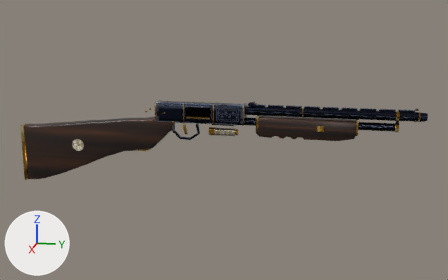
A saved change to the glTF model assets/models/gun/shotgun_pump_base.glb.
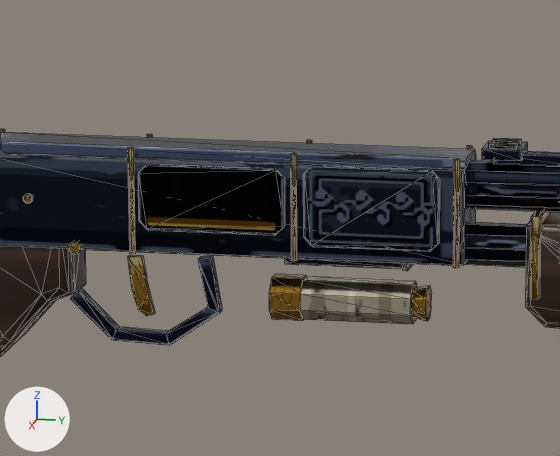
There are two pictures of each version: one whole from a 50 mm camera at (1.335, 0.393, 0.311) aimed at (-0.009, 0.124, -0.025), one close up on the part from 36% to 58% of the width and 27% to 57% of the height. The lights are fixed; the arrows at lower left show +X, +Y and +Z. The first two pictures are the older version. The close-ups show mesh edges as thin lines. Where no turn or scale is listed for an object, it has been applied to the vertices. Vertices at exactly the same position are counted once.

Names of what the first close-up shows: 'furniture', 'magazine', 'pump', 'receiver'.
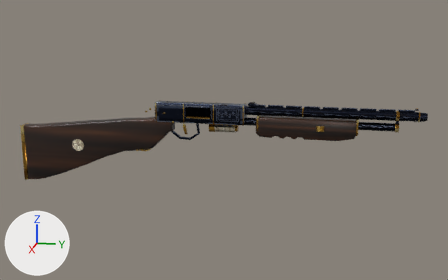
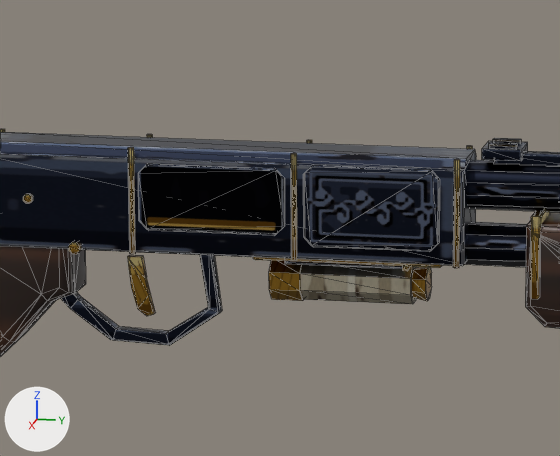
Diff of the bpy script that builds the scene:
```diff
--- a/assets/models/gun/shotgun_pump_base.glb.py
+++ b/assets/models/gun/shotgun_pump_base.glb.py
@@ me_magazine @@
 # used by ob_magazine; location = (0.0, 0.1275, -0.0035)
-me_magazine.from_pydata(...)  # 48 vertices, 84 faces; spans x -0.0089..0.0089, y -0.0345..0.0305, z -0.0089..0.0089
+me_magazine.from_pydata(...)  # 64 vertices, 112 faces; spans x -0.011..0.011, y -0.0405..0.0375, z -0.0089..0.0116
+# me_magazine part 1: a new loose piece of 16 vertices spanning x -0.011..0.011, y -0.0405..0.0375, z 0.009..0.0116, in mat_shotgun_pump_base (picture img_shotgun_pump_base_albedo)
 me_magazine.materials.append(mat_shotgun_pump_base)
@@ me_receiver @@
 # used by ob_receiver; location = (0.0, 0.0, 0.0)
-me_receiver.from_pydata(...)  # 750 vertices, 1360 faces; spans x -0.017..0.017, y -0.03..0.56, z -0.026..0.065
+me_receiver.from_pydata(...)  # 760 vertices, 1380 faces; spans x -0.017..0.017, y -0.03..0.56, z -0.026..0.065
+# me_receiver part 2
+# 11 vertices are removed from x -0.002..0.002, y 0.006..0.07, z -0.011..0.012
+# 39 faces are deleted
+# 5 vertices move from x -0.002..0.002, y 0.006..0.07, z -0.011..-0.008 to x -0.002..0.002, y 0.024..0.07, z -0.025..0.019
+# 16 vertices are added at x -0.002..0.002, y -0.004..0.071, z -0.025..0.019
+# 5 new vertices lie (0.004, 0.0, 0.0) away from vertices in x -0.002, y -0.004..0.07, z -0.012..0.002
+# 59 new faces join them
 me_receiver.materials.append(mat_shotgun_pump_base)
@@ ob_magazine @@
 ob_magazine = bpy.data.objects.new('magazine', me_magazine)
-ob_magazine.location = (0.0, 0.1275, -0.0035)
+ob_magazine.location = (0.0, 0.1275, 0.005)
```

What differs and where, as boxes (x1, y1, x2, y2) in the close-ups (560 x 456 px):
'magazine', reshaped, moved
    before: (269, 274, 432, 324)
    after: (253, 257, 442, 304)
part 1 of me_magazine, added (brown)
    after: (253, 257, 442, 268)
part 2 of me_receiver, reshaped
    before: (71, 255, 222, 344)
    after: (61, 255, 222, 344)
